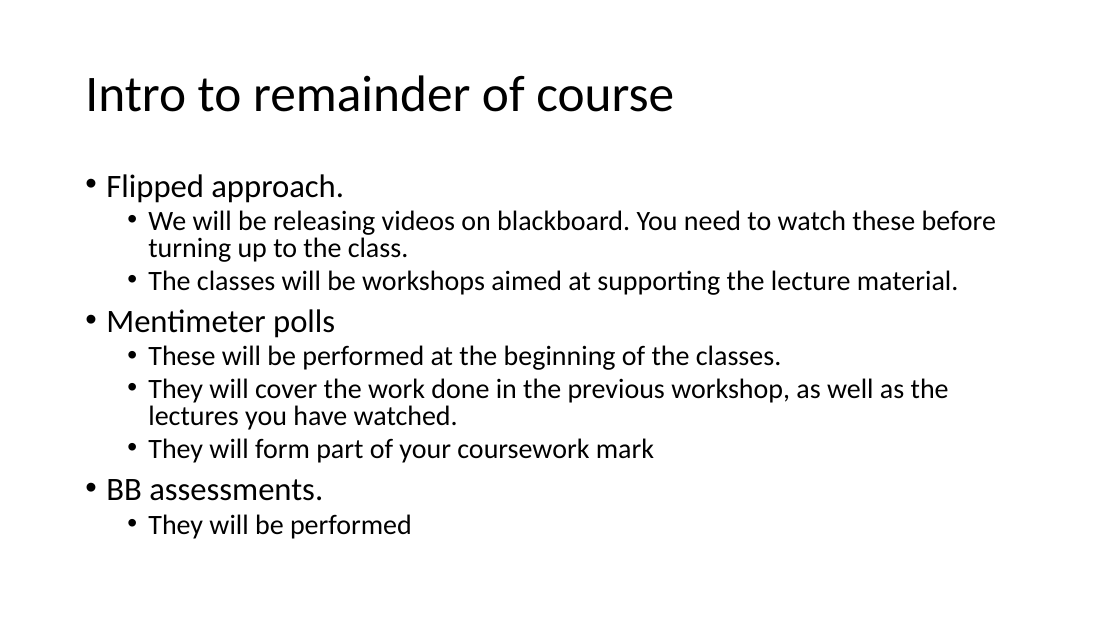
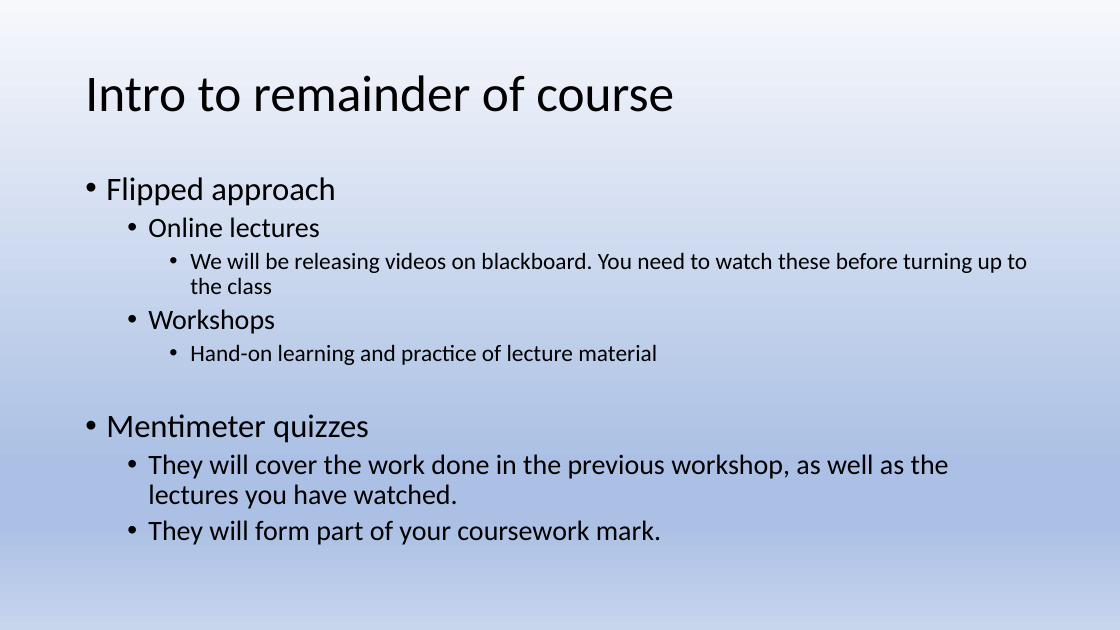
Before and after one commit to AlastairShipman1/HydraulicModel, a slide deck: slide 24 of Documents/Lecture outlines/Lecture 1/Lecture 1.pptx (slide 23 before the commit). Drawn at 1120x630 pixels with LibreOffice and Linux fonts; fonts in the diff are those of the drawing. Boxes give left, top, right and bottom in pixels: in the first picture for what was removed or moved away, otherwise in the second. Text is boxed around its words. In the diff, an @@ line names an element or a change of style, - is before the commit and + after.

```diff
--- a/Documents/Lecture outlines/Lecture 1/Lecture 1.pptx
+++ b/Documents/Lecture outlines/Lecture 1/Lecture 1.pptx
@@ background #FFFFFF to gradient #F6F8FC to #ABC0E4 to #C7D5ED @@
@@ text at (106, 177, 1027, 443): text changed; size 24 to 20 pt @@
-• Flipped approach.
-  • We will be releasing videos on blackboard. You need to watch these before turning up to the class.
-  • The classes will be workshops aimed at supporting the lecture material.
-• Mentimeter polls
-  • These will be performed at the beginning of the classes.
+• Flipped approach
+  • Online lectures
+    • We will be releasing videos on blackboard. You need to watch these before turning up to the class
+  • Workshops
+    • Hand-on learning and practice of lecture material
+• Mentimeter quizzes
@@ text at (148, 454, 949, 509): line spacing 0.8 to 0.9 @@
@@ text at (148, 520, 661, 545): text changed @@
-  • They will form part of your coursework mark
-• BB assessments.
-  • They will be performed
+  • They will form part of your coursework mark.
```
Also in this commit, not shown: 22 other slides changed, 1 slide added, 12 other files.
